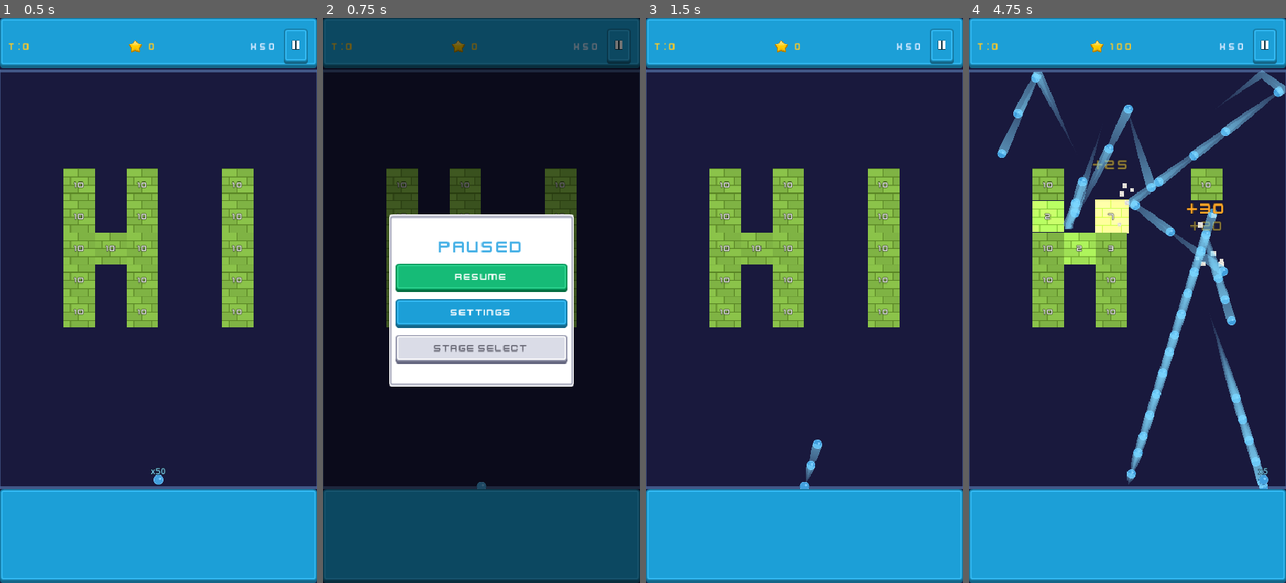
Above: before the commit, frames 1-4 (left to right).
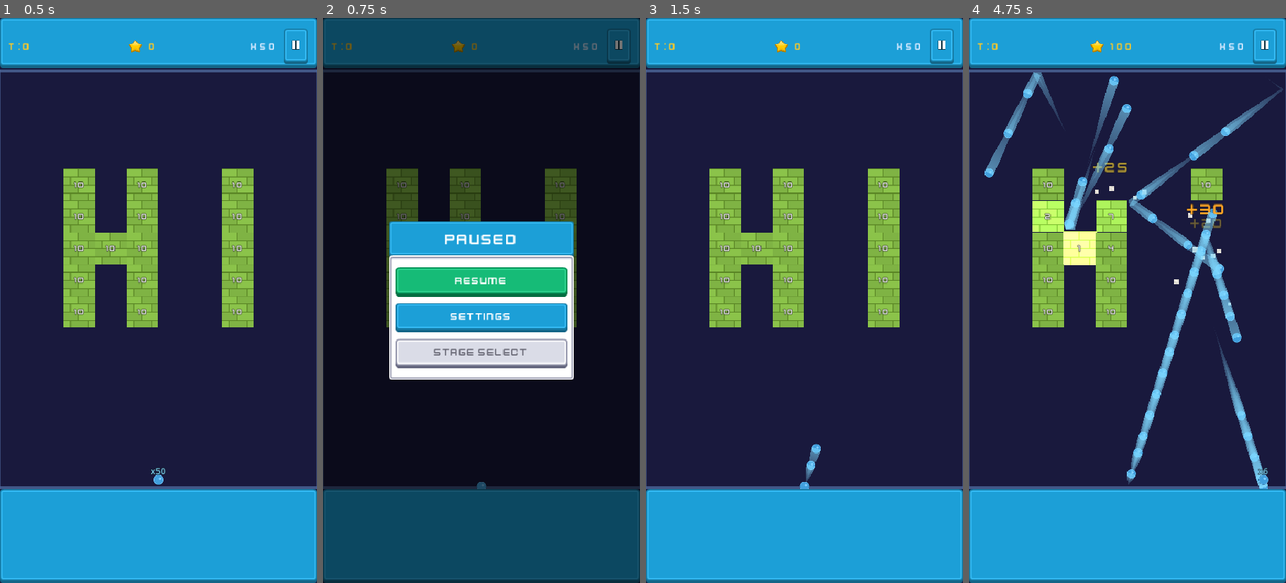
Above: after the commit, the same moments.

Repository: kenny-0114/brick-breaker
Game: Godot game, scene res://scenes/turn_game_scene.tscn
Two runs of this game, one before a commit and one after it. Both use one fixed random seed, a clock stepped at 60 frames per second and the inputs below. This scene is started directly instead of the project's main scene.
Inputs (mouse positions are in pixels of both pictures, inside the frame that each line leads up to):
- Up to frame 1 (0.5 s): no input
- Up to frame 2 (0.75 s): click (617, 46) at 0.5 s
- Up to frame 3 (1.5 s): click "Resume" at 1.25 s
- Up to frame 4 (4.75 s): move the mouse to (1197, 272) at 2.02 s; click (1197, 272) at 2.17 s; drag from (1064, 328) to (1127, 492) at 2.77 s; move the mouse to (1159, 176) at 3.52 s; click (1159, 176) at 3.67 s; drag from (1111, 413) to (1032, 215) at 4.27 s

Frame 1 is identical in both runs. In frame 2, 10% of the frame differs, in the area x 20-80%, y 34-66%; in frame 3, less than 0.1%; in frame 4, 5.0%.

Commit message:
개선: 팝업 UI 헤더/본문 분리, 별 파티클 강화, Resume 입력 전파 버그 수정
- PauseMenu/SettingsPopup에 파란 헤더 패널 + 본문 패널 구조 적용
- 게임오버 별 파티클에 그라디언트 페이드아웃 및 크기 축소 커브 추가
- Resume 버튼 클릭이 Launcher 입력으로 전파되지 않도록 프레임 지연 처리

Co-Authored-By: Claude Opus 4.6 (1M context) <noreply@anthropic.com>

Diff:
--- a/scenes/turn_game_scene.tscn
+++ b/scenes/turn_game_scene.tscn
@@ -81,6 +81,17 @@
 texture_margin_right = 12.0
 texture_margin_bottom = 16.0
 
+[sub_resource type="StyleBoxTexture" id="header_blue"]
+content_margin_left = 20.0
+content_margin_top = 14.0
+content_margin_right = 20.0
+content_margin_bottom = 14.0
+texture = ExtResource("10_btn_blue")
+texture_margin_left = 12.0
+texture_margin_top = 12.0
+texture_margin_right = 12.0
+texture_margin_bottom = 16.0
+
 [node name="TurnGameScene" type="Node2D" unique_id=491222733]
 script = ExtResource("1_game")
 
@@ -256,43 +267,59 @@
 grow_vertical = 2
 color = Color(0, 0, 0, 0.55)
 
-[node name="Panel" type="Panel" parent="PauseMenu" unique_id=1632835]
+[node name="Panel" type="VBoxContainer" parent="PauseMenu"]
 anchors_preset = 8
 anchor_left = 0.5
 anchor_top = 0.5
 anchor_right = 0.5
 anchor_bottom = 0.5
 offset_left = -140.0
-offset_top = -130.0
+offset_top = -120.0
 offset_right = 140.0
-offset_bottom = 130.0
-grow_horizontal = 2
-grow_vertical = 2
-theme_override_styles/panel = SubResource("panel_style")
-
-[node name="VBoxContainer" type="VBoxContainer" parent="PauseMenu/Panel" unique_id=1966174975]
+offset_bottom = 120.0
+grow_horizontal = 2
+grow_vertical = 2
+theme_override_constants/separation = -4
+
+[node name="HeaderPanel" type="Panel" parent="PauseMenu/Panel"]
+layout_mode = 2
+custom_minimum_size = Vector2(0, 56)
+theme_override_styles/panel = SubResource("header_blue")
+
+[node name="PauseLabel" type="Label" parent="PauseMenu/Panel/HeaderPanel"]
 layout_mode = 1
 anchors_preset = 15
 anchor_right = 1.0
 anchor_bottom = 1.0
+grow_horizontal = 2
+grow_vertical = 2
+theme_override_colors/font_color = Color(1, 1, 1, 1)
+theme_override_fonts/font = ExtResource("7_font")
+theme_override_font_sizes/font_size = 22
+text = "PAUSED"
+horizontal_alignment = 1
+vertical_alignment = 1
+
+[node name="BodyPanel" type="Panel" parent="PauseMenu/Panel"]
+layout_mode = 2
+size_flags_vertical = 3
+theme_override_styles/panel = SubResource("panel_style")
+
+[node name="VBoxContainer" type="VBoxContainer" parent="PauseMenu/Panel/BodyPanel"]
+layout_mode = 1
+anchors_preset = 15
+anchor_right = 1.0
+anchor_bottom = 1.0
 offset_left = 10.0
-offset_top = 6.0
+offset_top = 10.0
 offset_right = -10.0
-offset_bottom = -6.0
+offset_bottom = -10.0
 grow_horizontal = 2
 grow_vertical = 2
 theme_override_constants/separation = 10
 alignment = 1
 
-[node name="PauseLabel" type="Label" parent="PauseMenu/Panel/VBoxContainer" unique_id=1983005665]
-layout_mode = 2
-theme_override_colors/font_color = Color(0.27, 0.69, 0.9, 1)
-theme_override_fonts/font = ExtResource("7_font")
-theme_override_font_sizes/font_size = 26
-text = "PAUSED"
-horizontal_alignment = 1
-
-[node name="ResumeButton" type="Button" parent="PauseMenu/Panel/VBoxContainer" unique_id=843958227]
+[node name="ResumeButton" type="Button" parent="PauseMenu/Panel/BodyPanel/VBoxContainer"]
 custom_minimum_size = Vector2(0, 44)
 layout_mode = 2
 theme_override_colors/font_color = Color(1, 1, 1, 1)
@@ -304,7 +331,7 @@
 theme_override_styles/focus = SubResource("btn_focus")
 text = "Resume"
 
-[node name="SettingsButton" type="Button" parent="PauseMenu/Panel/VBoxContainer" unique_id=78059657]
+[node name="SettingsButton" type="Button" parent="PauseMenu/Panel/BodyPanel/VBoxContainer"]
 custom_minimum_size = Vector2(0, 44)
 layout_mode = 2
 theme_override_colors/font_color = Color(1, 1, 1, 1)
@@ -316,7 +343,7 @@
 theme_override_styles/focus = SubResource("btn_focus")
 text = "Settings"
 
-[node name="StageSelectButton" type="Button" parent="PauseMenu/Panel/VBoxContainer" unique_id=692237872]
+[node name="StageSelectButton" type="Button" parent="PauseMenu/Panel/BodyPanel/VBoxContainer"]
 custom_minimum_size = Vector2(0, 44)
 layout_mode = 2
 theme_override_colors/font_color = Color(0.4, 0.4, 0.45, 1)
@@ -333,6 +360,6 @@
 [node name="GameOverMenu" parent="." instance=ExtResource("4_gameover_scene")]
 
 [connection signal="pressed" from="HUD/MarginContainer/HBoxContainer/PauseButton" to="HUD" method="_on_pause_pressed"]
-[connection signal="pressed" from="PauseMenu/Panel/VBoxContainer/ResumeButton" to="PauseMenu" method="_on_resume_pressed"]
-[connection signal="pressed" from="PauseMenu/Panel/VBoxContainer/SettingsButton" to="PauseMenu" method="_on_settings_pressed"]
-[connection signal="pressed" from="PauseMenu/Panel/VBoxContainer/StageSelectButton" to="PauseMenu" method="_on_stage_select_pressed"]
+[connection signal="pressed" from="PauseMenu/Panel/BodyPanel/VBoxContainer/ResumeButton" to="PauseMenu" method="_on_resume_pressed"]
+[connection signal="pressed" from="PauseMenu/Panel/BodyPanel/VBoxContainer/SettingsButton" to="PauseMenu" method="_on_settings_pressed"]
+[connection signal="pressed" from="PauseMenu/Panel/BodyPanel/VBoxContainer/StageSelectButton" to="PauseMenu" method="_on_stage_select_pressed"]
--- a/scenes/ui/settings_popup.tscn
+++ b/scenes/ui/settings_popup.tscn
@@ -1,9 +1,21 @@
-[gd_scene load_steps=7 format=3]
+[gd_scene load_steps=9 format=3]
 
 [ext_resource type="Script" path="res://scripts/settings_popup.gd" id="1_settings"]
 [ext_resource type="FontFile" path="res://assets/fonts/Kenney Future.ttf" id="2_font"]
 [ext_resource type="Texture2D" path="res://assets/images/ui/panel_bg.png" id="3_panel"]
 [ext_resource type="Texture2D" path="res://assets/images/ui/btn_green.png" id="4_btn_green"]
+[ext_resource type="Texture2D" path="res://assets/images/ui/btn_blue.png" id="5_btn_blue"]
+
+[sub_resource type="StyleBoxTexture" id="header_blue"]
+content_margin_left = 20.0
+content_margin_top = 14.0
+content_margin_right = 20.0
+content_margin_bottom = 14.0
+texture = ExtResource("5_btn_blue")
+texture_margin_left = 12.0
+texture_margin_top = 12.0
+texture_margin_right = 12.0
+texture_margin_bottom = 16.0
 
 [sub_resource type="StyleBoxTexture" id="panel_style"]
 texture = ExtResource("3_panel")
@@ -43,9 +55,9 @@
 anchor_bottom = 1.0
 grow_horizontal = 2
 grow_vertical = 2
-color = Color(0, 0, 0, 0.5)
+color = Color(0, 0, 0, 0.4)
 
-[node name="Panel" type="Panel" parent="."]
+[node name="Panel" type="VBoxContainer" parent="."]
 layout_mode = 1
 anchors_preset = 8
 anchor_left = 0.5
@@ -58,58 +70,74 @@
 offset_bottom = 140.0
 grow_horizontal = 2
 grow_vertical = 2
-theme_override_styles/panel = SubResource("panel_style")
+theme_override_constants/separation = -4
 
-[node name="VBoxContainer" type="VBoxContainer" parent="Panel"]
+[node name="HeaderPanel" type="Panel" parent="Panel"]
+layout_mode = 2
+custom_minimum_size = Vector2(0, 56)
+theme_override_styles/panel = SubResource("header_blue")
+
+[node name="TitleLabel" type="Label" parent="Panel/HeaderPanel"]
 layout_mode = 1
 anchors_preset = 15
 anchor_right = 1.0
 anchor_bottom = 1.0
-offset_left = 6.0
-offset_top = 4.0
-offset_right = -6.0
-offset_bottom = -4.0
+grow_horizontal = 2
+grow_vertical = 2
+theme_override_fonts/font = ExtResource("2_font")
+theme_override_font_sizes/font_size = 22
+theme_override_colors/font_color = Color(1, 1, 1, 1)
+text = "Settings"
+horizontal_alignment = 1
+vertical_alignment = 1
+
+[node name="BodyPanel" type="Panel" parent="Panel"]
+layout_mode = 2
+size_flags_vertical = 3
+theme_override_styles/panel = SubResource("panel_style")
+
+[node name="VBoxContainer" type="VBoxContainer" parent="Panel/BodyPanel"]
+layout_mode = 1
+anchors_preset = 15
+anchor_right = 1.0
+anchor_bottom = 1.0
+offset_left = 10.0
+offset_top = 10.0
+offset_right = -10.0
+offset_bottom = -10.0
 grow_horizontal = 2
 grow_vertical = 2
 theme_override_constants/separation = 12
 
-[node name="TitleLabel" type="Label" parent="Panel/VBoxContainer"]
-layout_mode = 2
-theme_override_fonts/font = ExtResource("2_font")
-theme_override_font_sizes/font_size = 24
-theme_override_colors/font_color = Color(0.27, 0.69, 0.9, 1)
-text = "Settings"
-horizontal_alignment = 1
-
-[node name="BGMLabel" type="Label" parent="Panel/VBoxContainer"]
+[node name="BGMLabel" type="Label" parent="Panel/BodyPanel/VBoxContainer"]
 layout_mode = 2
 theme_override_fonts/font = ExtResource("2_font")
 theme_override_font_sizes/font_size = 13
 theme_override_colors/font_color = Color(0.4, 0.4, 0.45, 1)
 text = "BGM Volume"
 
-[node name="BGMSlider" type="HSlider" parent="Panel/VBoxContainer"]
+[node name="BGMSlider" type="HSlider" parent="Panel/BodyPanel/VBoxContainer"]
 layout_mode = 2
 min_value = 0.0
 max_value = 1.0
 step = 0.05
 value = 1.0
 
-[node name="SFXLabel" type="Label" parent="Panel/VBoxContainer"]
+[node name="SFXLabel" type="Label" parent="Panel/BodyPanel/VBoxContainer"]
 layout_mode = 2
 theme_override_fonts/font = ExtResource("2_font")
 theme_override_font_sizes/font_size = 13
 theme_override_colors/font_color = Color(0.4, 0.4, 0.45, 1)
 text = "SFX Volume"
 
-[node name="SFXSlider" type="HSlider" parent="Panel/VBoxContainer"]
+[node name="SFXSlider" type="HSlider" parent="Panel/BodyPanel/VBoxContainer"]
 layout_mode = 2
 min_value = 0.0
 max_value = 1.0
 step = 0.05
 value = 1.0
 
-[node name="CloseButton" type="Button" parent="Panel/VBoxContainer"]
+[node name="CloseButton" type="Button" parent="Panel/BodyPanel/VBoxContainer"]
 layout_mode = 2
 custom_minimum_size = Vector2(0, 44)
 theme_override_fonts/font = ExtResource("2_font")
@@ -120,6 +148,6 @@
 theme_override_styles/pressed = SubResource("btn_close")
 text = "Close"
 
-[connection signal="value_changed" from="Panel/VBoxContainer/BGMSlider" to="." method="_on_bgm_slider_value_changed"]
-[connection signal="value_changed" from="Panel/VBoxContainer/SFXSlider" to="." method="_on_sfx_slider_value_changed"]
-[connection signal="pressed" from="Panel/VBoxContainer/CloseButton" to="." method="_on_close_pressed"]
+[connection signal="value_changed" from="Panel/BodyPanel/VBoxContainer/BGMSlider" to="." method="_on_bgm_slider_value_changed"]
+[connection signal="value_changed" from="Panel/BodyPanel/VBoxContainer/SFXSlider" to="." method="_on_sfx_slider_value_changed"]
+[connection signal="pressed" from="Panel/BodyPanel/VBoxContainer/CloseButton" to="." method="_on_close_pressed"]
--- a/scripts/game_over_menu.gd
+++ b/scripts/game_over_menu.gd
@@ -81,34 +81,49 @@
 		_spawn_star_particles(star)
 
 
-# 별 위치에서 반짝이 파티클을 발사한다.
+# 별 위치에서 작은 별 파티클을 터뜨린다.
 func _spawn_star_particles(star: TextureRect) -> void:
 	var particles := GPUParticles2D.new()
 	particles.emitting = true
 	particles.one_shot = true
-	particles.amount = 12
-	particles.lifetime = 0.6
-	# 별의 중앙 위치 계산
+	particles.amount = 16
+	particles.lifetime = 0.8
 	particles.position = star.global_position + star.size * 0.5
 
 	var mat := ParticleProcessMaterial.new()
 	mat.direction = Vector3(0, -1, 0)
 	mat.spread = 180.0
-	mat.initial_velocity_min = 60.0
-	mat.initial_velocity_max = 150.0
-	mat.gravity = Vector3(0, 200, 0)
-	mat.scale_min = 0.03
-	mat.scale_max = 0.08
-	mat.angular_velocity_min = -300.0
-	mat.angular_velocity_max = 300.0
+	mat.initial_velocity_min = 80.0
+	mat.initial_velocity_max = 200.0
+	mat.gravity = Vector3(0, 250, 0)
+	mat.scale_min = 0.15
+	mat.scale_max = 0.3
+	mat.angular_velocity_min = -400.0
+	mat.angular_velocity_max = 400.0
 	mat.emission_shape = ParticleProcessMaterial.EMISSION_SHAPE_SPHERE
-	mat.emission_sphere_radius = 15.0
-	mat.color = Color(1.0, 0.85, 0.2, 1.0)
+	mat.emission_sphere_radius = 10.0
+
+	# 금색 → 투명 페이드아웃
+	var gradient := Gradient.new()
+	gradient.set_color(0, Color(1.0, 0.9, 0.3, 1.0))
+	gradient.add_point(0.6, Color(1.0, 0.85, 0.2, 1.0))
+	gradient.set_color(2, Color(1.0, 0.7, 0.1, 0.0))
+	var grad_tex := GradientTexture1D.new()
+	grad_tex.gradient = gradient
+	mat.color_ramp = grad_tex
+
+	# 수명에 따라 크기가 줄어들며 사라진다
+	var curve := Curve.new()
+	curve.add_point(Vector2(0.0, 1.0))
+	curve.add_point(Vector2(0.5, 0.6))
+	curve.add_point(Vector2(1.0, 0.0))
+	var scale_tex := CurveTexture.new()
+	scale_tex.curve = curve
+	mat.scale_curve = scale_tex
 
 	particles.process_material = mat
 	particles.texture = STAR_FILLED
 
-	# Root에 추가 (CanvasLayer 직계)
 	add_child(particles)
 	particles.finished.connect(particles.queue_free)
 
--- a/scripts/pause_menu.gd
+++ b/scripts/pause_menu.gd
@@ -24,8 +24,12 @@
 	panel.visible = is_paused
 
 
+# Resume 클릭이 Launcher 입력으로 전파되지 않도록 해제를 지연한다.
 func _on_resume_pressed() -> void:
-	toggle_pause()
+	dimmer.visible = false
+	panel.visible = false
+	await get_tree().process_frame
+	get_tree().paused = false
 
 
 func _on_stage_select_pressed() -> void:
--- a/scripts/settings_popup.gd
+++ b/scripts/settings_popup.gd
@@ -3,8 +3,8 @@
 extends Control
 
 @onready var panel: Control = $Panel
-@onready var bgm_slider: HSlider = $Panel/VBoxContainer/BGMSlider
-@onready var sfx_slider: HSlider = $Panel/VBoxContainer/SFXSlider
+@onready var bgm_slider: HSlider = $Panel/BodyPanel/VBoxContainer/BGMSlider
+@onready var sfx_slider: HSlider = $Panel/BodyPanel/VBoxContainer/SFXSlider
 
 
 func _ready() -> void:
